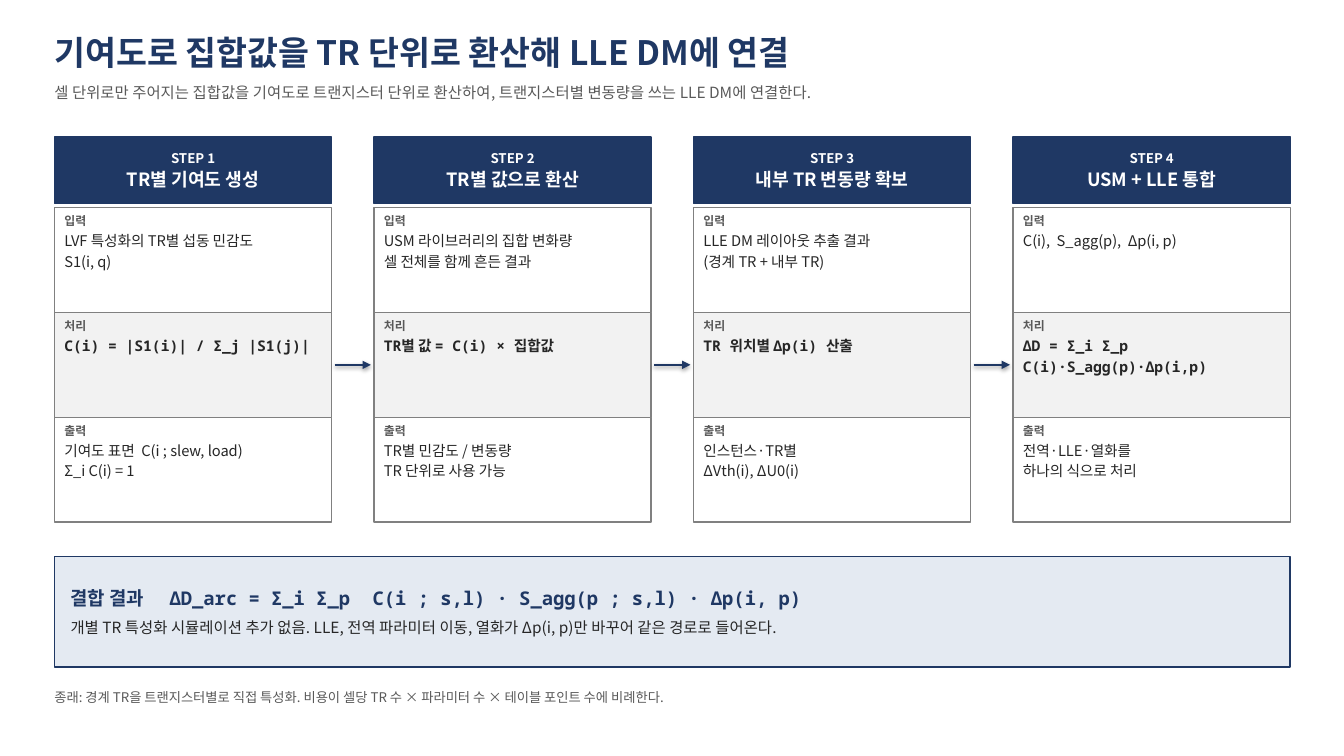
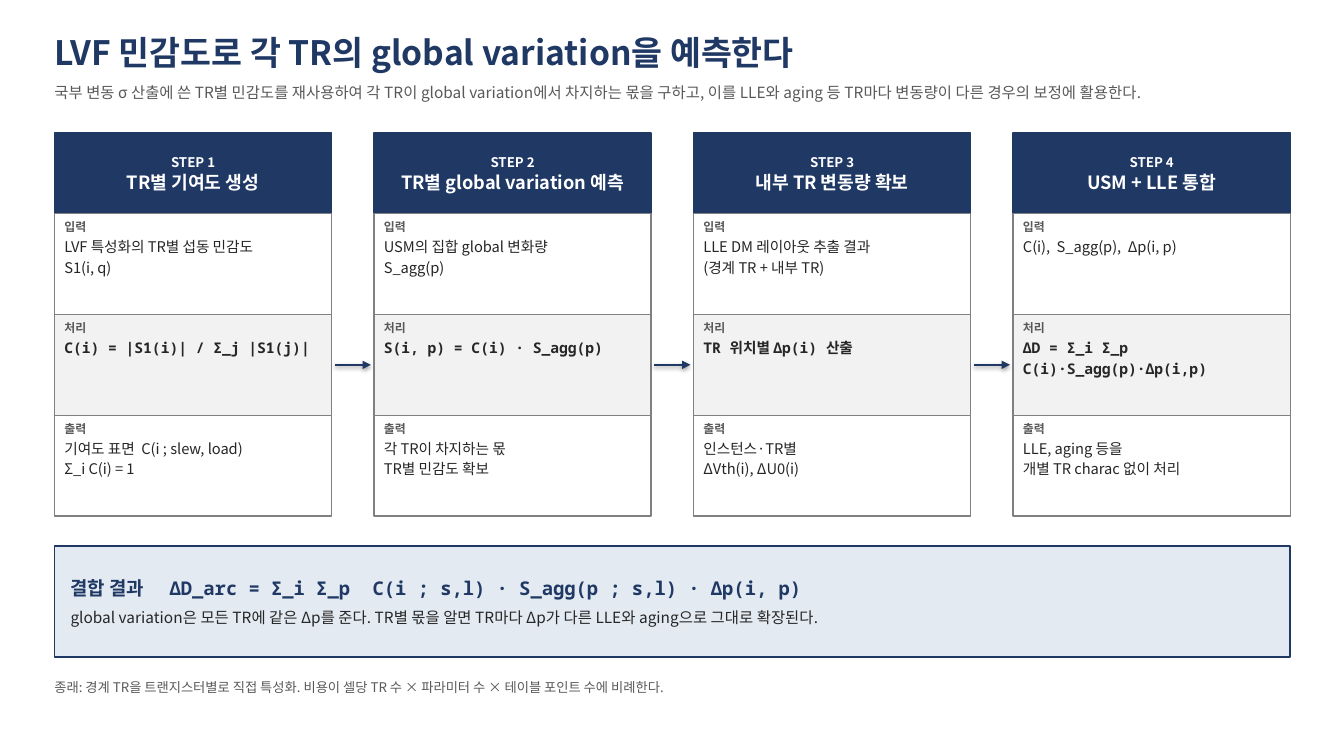
Before and after one commit to Yoobeom/Yoobeom, a slide deck: slide 1 of lvf_global_var/doc/slides/invention_4steps.pptx. Drawn at 1344x756 pixels with LibreOffice and Linux fonts; fonts in the diff are those of the drawing. Boxes give left, top, right and bottom in pixels: in the first picture for what was removed or moved away, otherwise in the second. Text is boxed around its words. In the diff, an @@ line names an element or a change of style, - is before the commit and + after.

```diff
--- a/lvf_global_var/doc/slides/invention_4steps.pptx
+++ b/lvf_global_var/doc/slides/invention_4steps.pptx
@@ text at [54,36,794,73]: text changed @@
-기여도로 집합값을 TR 단위로 환산해 LLE DM에 연결
+LVF 민감도로 각 TR의 global variation을 예측한다
@@ text at [54,85,1141,102]: text changed @@
-셀 단위로만 주어지는 집합값을 기여도로 트랜지스터 단위로 환산하여, 트랜지스터별 변동량을 쓰는 LLE DM에 연결한다.
+국부 변동 σ 산출에 쓴 TR별 민감도를 재사용하여 각 TR이 global variation에서 차지하는 몫을 구하고, 이를 LLE와 aging 등 TR마다 변동량이 다른 경우의 보정에 활용한다.
@@ rectangle "STEP 1": place and size @@
-rectangle "STEP 1" at [54,137,332,204]
+rectangle "STEP 1" at [54,133,332,214]
@@ rectangle "STEP 2": place and size @@
-rectangle "STEP 2" at [374,137,651,204]
+rectangle "STEP 2" at [374,133,651,214]
@@ rectangle "STEP 3": place and size @@
-rectangle "STEP 3" at [694,137,971,204]
+rectangle "STEP 3" at [694,133,971,214]
@@ rectangle "STEP 4": place and size @@
-rectangle "STEP 4" at [1013,137,1291,204]
+rectangle "STEP 4" at [1013,133,1291,214]
@@ text in rectangle at [401,173,624,194]: text changed @@
-TR별 값으로 환산
+TR별 global variation 예측
@@ rectangle "입력": place and size @@
-rectangle "입력" at [54,208,332,313]
+rectangle "입력" at [54,214,332,315]
@@ rectangle "입력": place and size @@
-rectangle "입력" at [374,208,651,313]
+rectangle "입력" at [374,214,651,315]
@@ text in rectangle at [384,239,547,277]: text changed @@
-USM 라이브러리의 집합 변화량
-셀 전체를 함께 흔든 결과
+USM의 집합 global 변화량
+S_agg(p)
@@ rectangle "입력": place and size @@
-rectangle "입력" at [694,208,971,313]
+rectangle "입력" at [694,214,971,315]
@@ rectangle "입력": place and size @@
-rectangle "입력" at [1013,208,1291,313]
+rectangle "입력" at [1013,214,1291,315]
@@ text in rectangle at [384,341,603,357]: text changed @@
-TR별 값 = C(i) × 집합값
+S(i, p) = C(i) · S_agg(p)
@@ rectangle "출력": place and size @@
-rectangle "출력" at [54,417,332,522]
+rectangle "출력" at [54,415,332,516]
@@ rectangle "출력": place and size @@
-rectangle "출력" at [374,417,651,522]
+rectangle "출력" at [374,415,651,516]
@@ rectangle "출력": place and size @@
-rectangle "출력" at [694,417,971,522]
+rectangle "출력" at [694,415,971,516]
@@ rectangle "출력": place and size @@
-rectangle "출력" at [1013,417,1291,522]
+rectangle "출력" at [1013,415,1291,516]
@@ text in rectangle at [384,442,506,475]: text changed @@
-TR별 민감도 / 변동량
-TR 단위로 사용 가능
+각 TR이 차지하는 몫
+TR별 민감도 확보
@@ text in rectangle at [1023,442,1180,475]: text changed @@
-전역·LLE·열화를
-하나의 식으로 처리
+LLE, aging 등을
+개별 TR charac 없이 처리
@@ rectangle "결합 결과 ΔD_arc = Σ_i ...": place and size @@
-rectangle "결합 결과 ΔD_arc = Σ_i ..." at [54,557,1291,667]
+rectangle "결합 결과 ΔD_arc = Σ_i ..." at [54,546,1291,657]
@@ text in rectangle at [71,610,818,627]: text changed @@
-개별 TR 특성화 시뮬레이션 추가 없음. LLE, 전역 파라미터 이동, 열화가 Δp(i, p)만 바꾸어 같은 경로로 들어온다.
+global variation은 모든 TR에 같은 Δp를 준다. TR별 몫을 알면 TR마다 Δp가 다른 LLE와 aging으로 그대로 확장된다.
@@ text "종래: 경계 TR을 트랜지스터별로 직접 ...": place and size @@
-text "종래: 경계 TR을 트랜지스터별로 직접 ..." at [54,691,664,703]
+text "종래: 경계 TR을 트랜지스터별로 직접 ..." at [54,681,664,693]
```
Also in this commit, not shown: 3 other slides changed, 6 other files.
